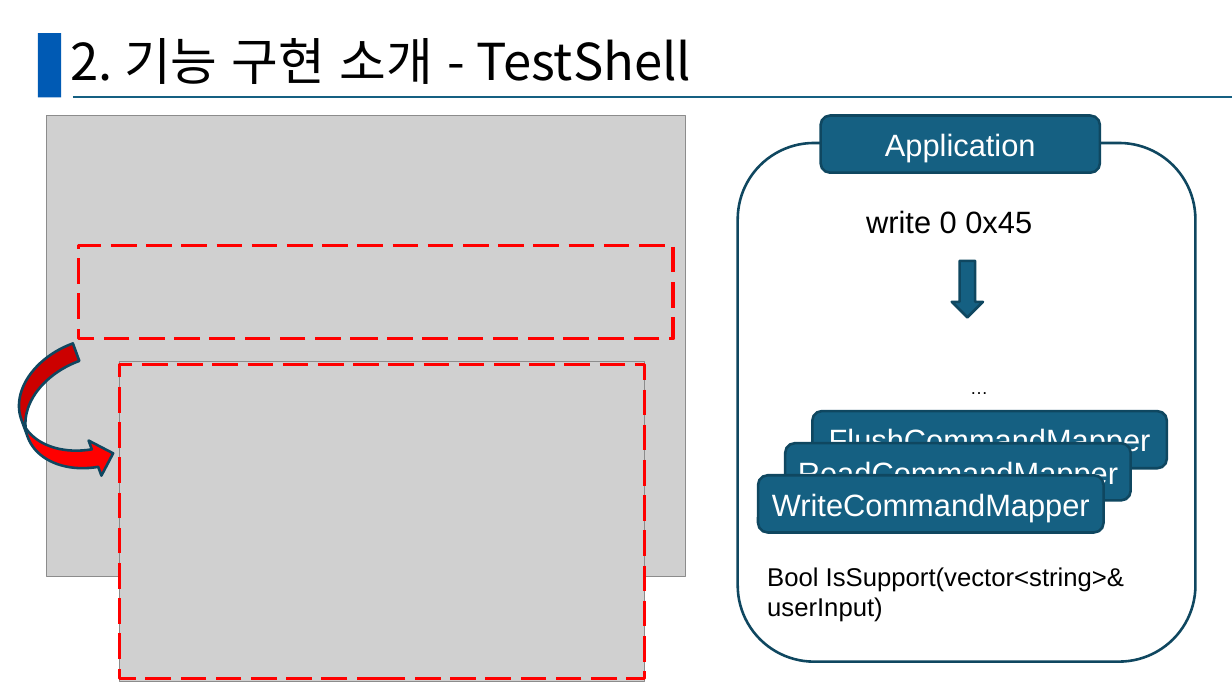
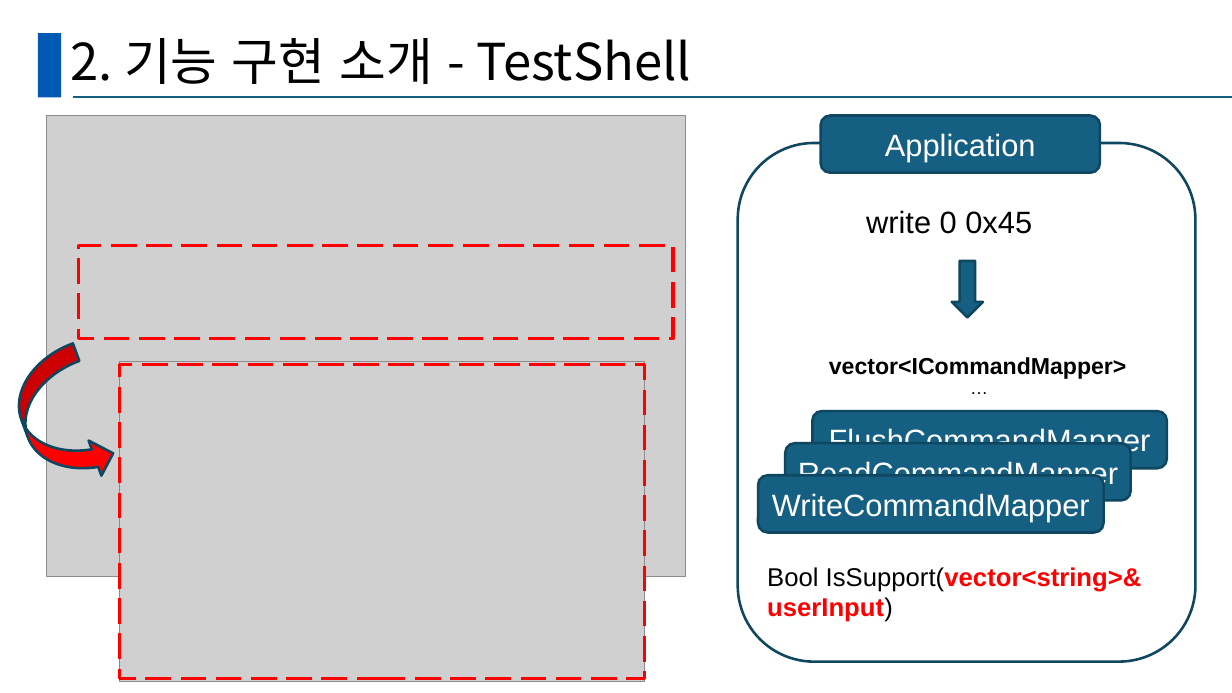
Before and after one commit to GanghyunLee/deep-dive-ssd, a slide deck: slide 19 of D조_DeepDive.pptx (slide 9 before the commit). Drawn at 1232x693 pixels with LibreOffice and Linux fonts; fonts in the diff are those of the drawing; grey boxes stand for pictures. Boxes give left, top, right and bottom in pixels: in the first picture for what was removed or moved away, otherwise in the second. Text is boxed around its words. In the diff, an @@ line names an element or a change of style, - is before the commit and + after.

```diff
--- a/D조_DeepDive.pptx
+++ b/D조_DeepDive.pptx
@@ text added at (x1=829, y1=357, x2=1127, y2=379), 18 pt, text #000000, bold @@
+vector<ICommandMapper>
@@ text "Bool IsSupport(vector<string>& userInput)" at (x1=767, y1=567, x2=1142, y2=622): text colour #000000 to #FF0000, bold on in "IsSupport(vector<string>& userInput)" @@
```
Also in this commit, not shown: 7 other slides changed, 38 slides added.
